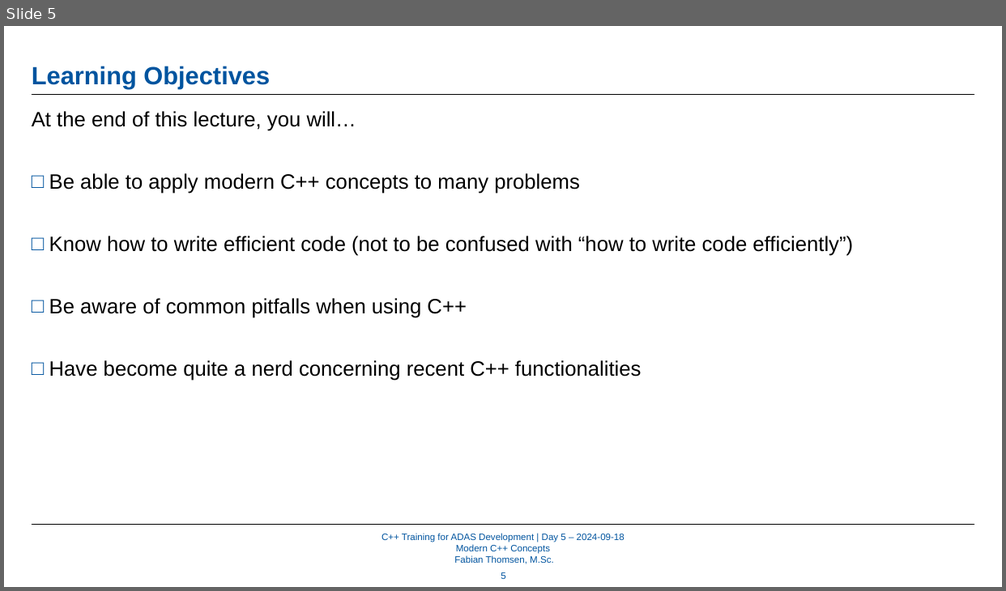
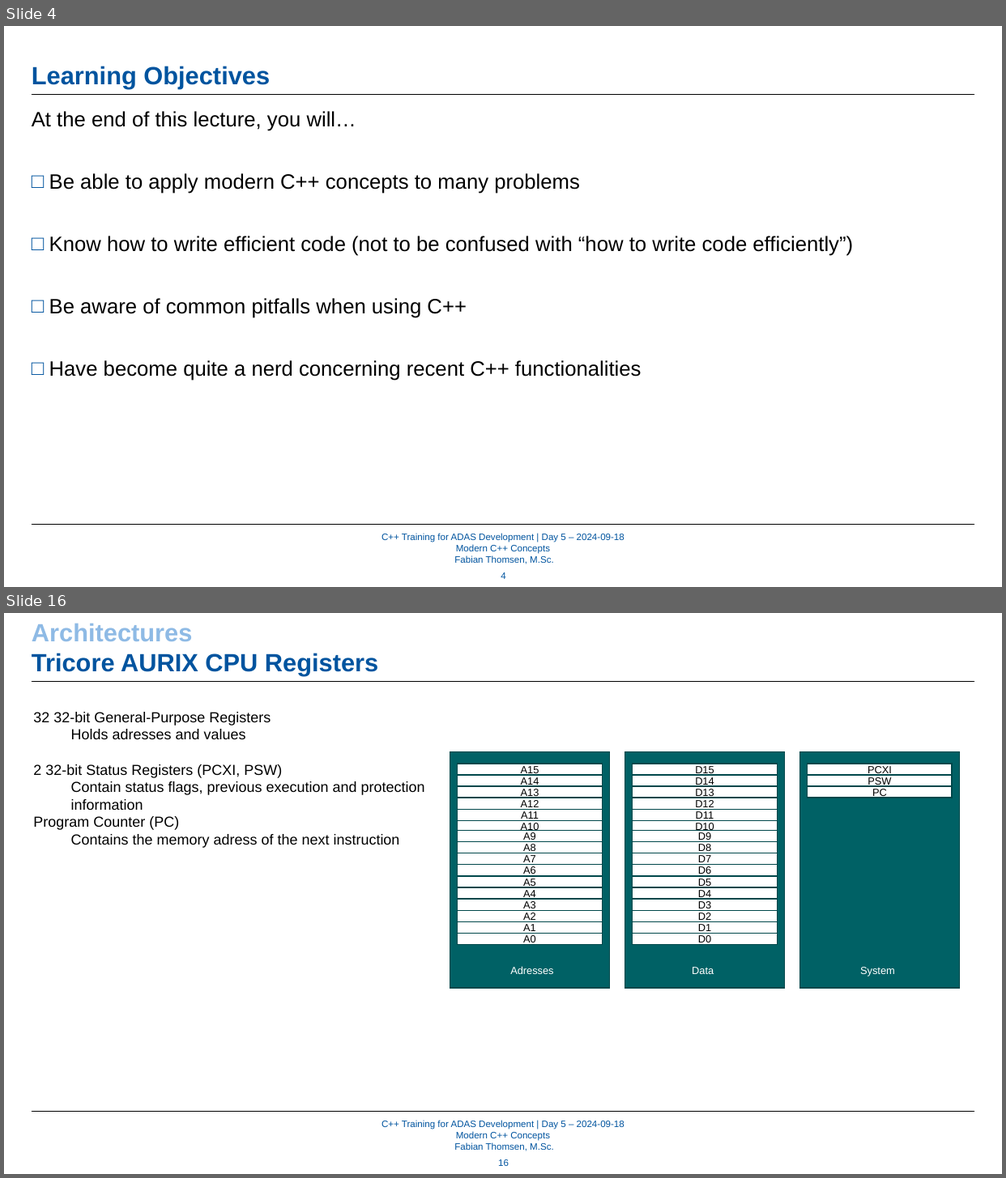
Before and after one commit to WhR4Ven/Diss_Dokument, a slide deck: Vortrag/05_ModernCPPConcepts_Part1 - Kopie.pptx. Shown one above the other, each under a label of ours: slide 5 before the commit, slides 4 and 16 after it; the slides between them are not shown. The pictures are 1006x591 and 1006x1178 pixels, drawn with LibreOffice and Linux fonts; fonts in the diff are those of the drawing; background and template pictures are left out. Boxes give left, top, right and bottom in pixels: in the first picture for what was removed or moved away, otherwise in the second. Text is boxed around its words. In the diff, an @@ line names an element or a change of style, - is before the commit and + after.

```diff
--- a/Vortrag/05_ModernCPPConcepts_Part1 - Kopie.pptx
+++ b/Vortrag/05_ModernCPPConcepts_Part1 - Kopie.pptx
@@ slide 16 added at (4, 613, 1002, 1174), background #FFFFFF; not listed: 3 template elements that a slide beside it also shows @@
@@ text added at (32, 624, 378, 675), 24 pt, text #00549F, bold @@
+Architectures
+Tricore AURIX CPU Registers
@@ text added at (33, 712, 425, 848), 14 pt, text #000000 @@
+32 32-bit General-Purpose Registers
+  Holds adresses and values
+2 32-bit Status Registers (PCXI, PSW)
+  Contain status flags, previous execution and protection information
+Program Counter (PC)
+  Contains the memory adress of the next instruction
@@ group added at (450, 752, 959, 988): 38 rectangles, 3 texts @@
+A15
+A14
+A13
+A12
+A11
+A10
+A9
+A8
+A7
+A6
+A5
+A4
+A3
+A2
+A1
+A0
+D15
+D14
+D13
+D12
+D11
+D10
+D9
+D8
+D7
+D6
+D5
+D4
+D3
+D2
+D1
+D0
+PCXI
+PSW
+PC
+Adresses
+Data
+System
@@ page number added at (498, 1160, 509, 1166), 9 pt, text #00549F @@
+16
@@ what was slide 5 is now slide 4 @@
@@ page number at (501, 573, 505, 579): text changed @@
-5
+4
```
Also in this commit, not shown: 4 slides changed, 64 other slides added, 5 slides removed, 13 other files.
